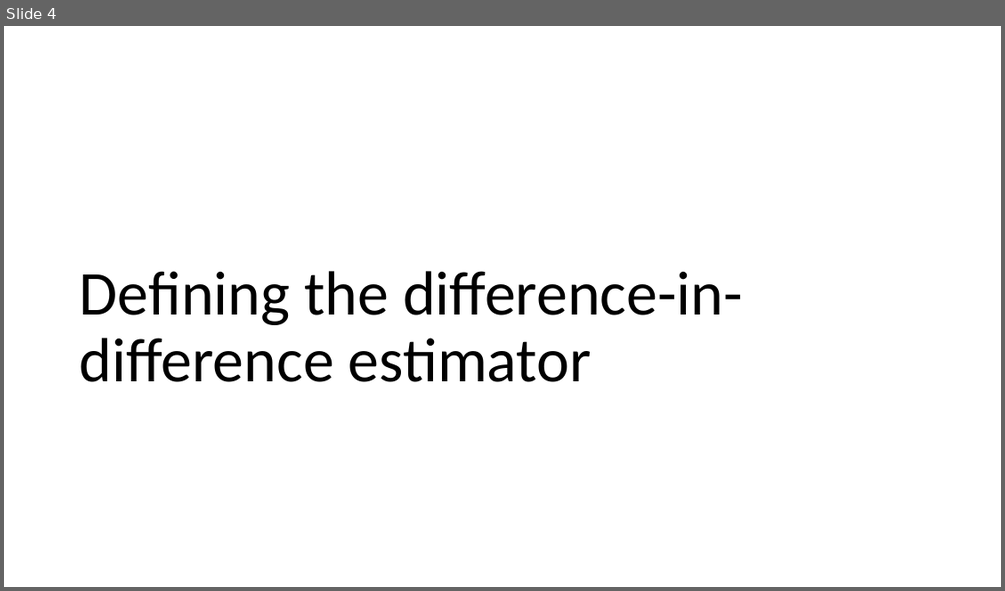
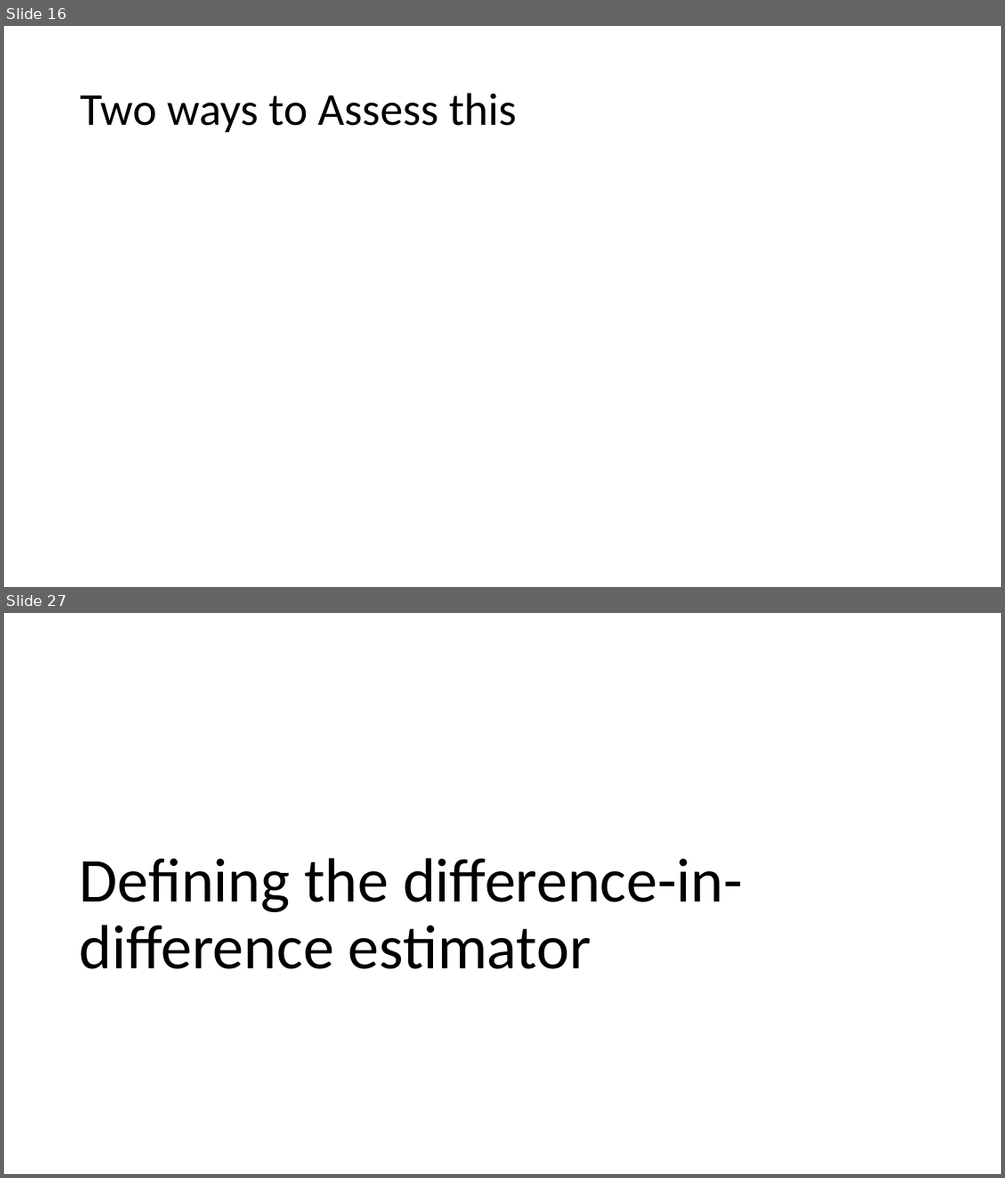
Before and after one commit to shoepaladin/causalinference_crashcourse, a slide deck: Powerpoints/6 DiffnDiff (WIP).pptx. Shown one above the other, each under a label of ours: slide 4 before the commit, slides 16 and 27 after it; the slides between them are not shown. The pictures are 1005x591 and 1005x1178 pixels, drawn with LibreOffice and Linux fonts; fonts in the diff are those of the drawing; grey boxes stand for pictures. Boxes give left, top, right and bottom in pixels: in the first picture for what was removed or moved away, otherwise in the second. Text is boxed around its words. In the diff, an @@ line names an element or a change of style, - is before the commit and + after.

```diff
--- a/Powerpoints/6 DiffnDiff (WIP).pptx
+++ b/Powerpoints/6 DiffnDiff (WIP).pptx
@@ slide 16 added at box(4, 26, 1001, 587), background #FFFFFF @@
@@ title added at box(80, 93, 517, 133), 44 pt, text #000000 @@
+Two ways to Assess this
@@ what was slide 4 is now slide 27 @@
```
Also in this commit, not shown: 2 slides changed, 22 other slides added, 3 other files.
